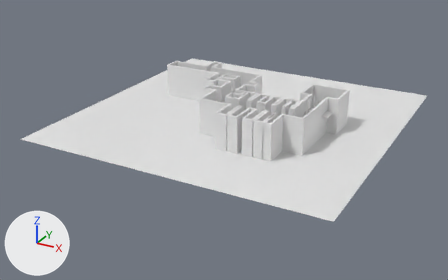
The FBX model 3DGameJam/Assets/_/Content/FBX/LEVELS/Level2_BlockOut.fbx, before and after one commit.
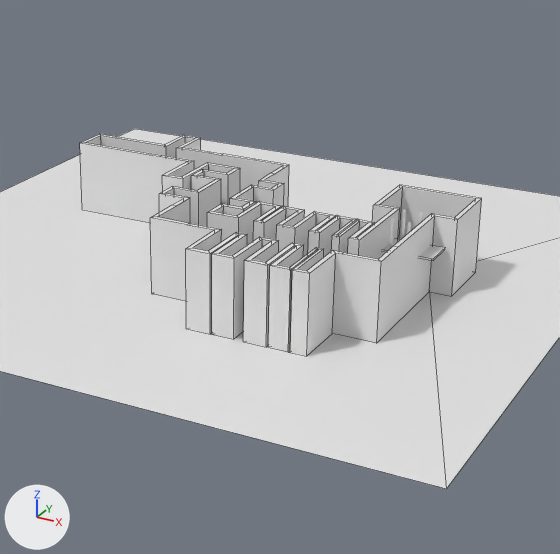
There are two pictures of each version: one whole from a 50 mm lens placed at (140.1, -214.3, 90.2), pointed at (32.1, -18.0, -7.9), one close up on the part from 29% to 86% of the width and 0% to 90% of the height. Arrows for +X, +Y and +Z are at lower left; the lights stay in place. The close-ups show mesh edges as thin lines. Materials are left out; every surface is plain grey. Where no turn or scale is listed for an object, it has been applied to the vertices.

The older version as bpy lines, for what is in view:
```python
me_plane = bpy.data.meshes.new('Plane')
me_plane.from_pydata([(-59.5, -59.5, 0.0), (59.5, -59.5, 0.0), (-59.5, 59.5, 0.0), (59.5, 59.5, 0.0), (30.2, 8.0, 0.0), (30.2, 5.2, 0.0), (33.2, 5.2, 0.0), (33.2, 8.0, 0.0)], [], [(7, 3, 2, 0, 1, 6, 5, 4), (1, 3, 7, 6)])
me_plane.materials.append(mat_tex_ll_ground)
me_plane_001 = bpy.data.meshes.new('Plane.001')
me_plane_001.from_pydata(...)  # 352 vertices, 332 faces; spans x -3.5..74.6, y -42.6..10.9, z 0.0..13.6
me_plane_001.materials.append(mat_tex_ll_wall_001)
ob_sol = bpy.data.objects.new('Sol', me_plane)
ob_sol.location = (35.4, -9.3, 0.0)
ob_walls = bpy.data.objects.new('Walls', me_plane_001)
ob_walls.location = (0.0, 0.4, 0.0)
```
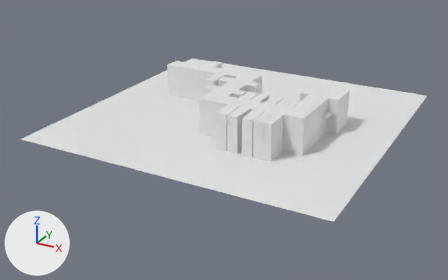
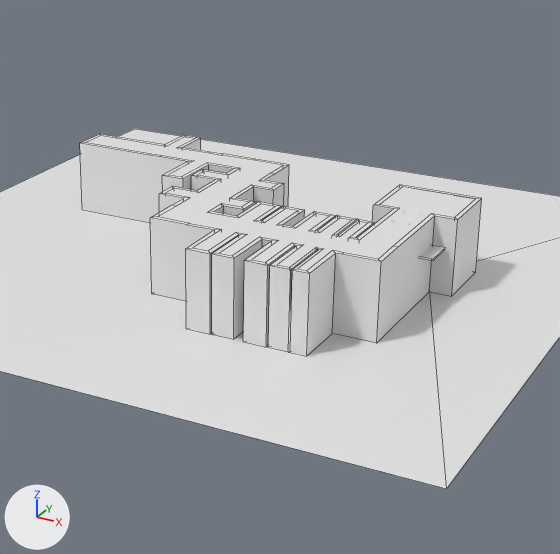
Where the newer file only moved an object's origin or applied its transform, the numbers keep the older frame.

The change, as JSON lines over the scene's bpy script:
```json
{"op": "add", "block": "me_plane_001_1", "code": ["me_plane_001_1 = bpy.data.meshes.new('Plane.001')", "me_plane_001_1.from_pydata(...)  # 90 vertices, 1 face; spans x -2.7..73.8, y -41.8..10.0, z 13.6"]}
{"op": "add", "block": "ob_roof", "code": ["ob_roof = bpy.data.objects.new('Roof', me_plane_001_1)", "ob_roof.location = (0.0, 0.4, 0.0)"]}
```

Boxes [x1, y1, x2, y2] around the edits, measured in the close-ups (560 x 554 px):
```json
{"object": "Roof", "change": "added", "after": [86, 136, 475, 271]}
```
